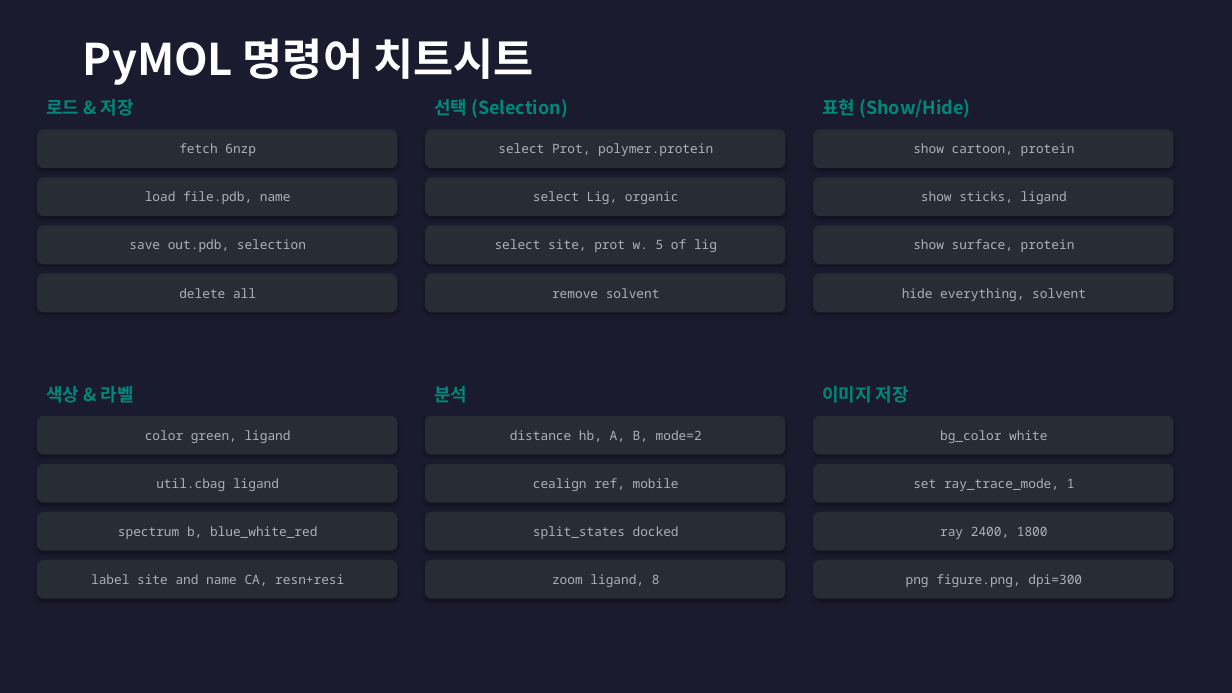
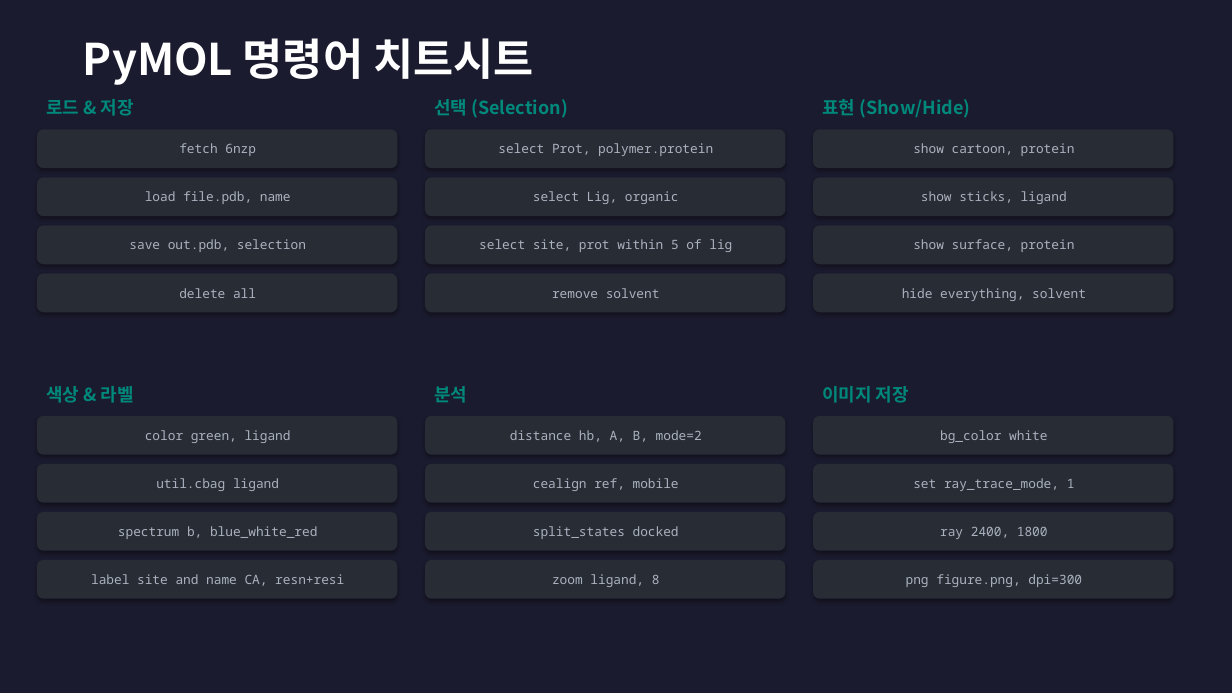
Before and after one commit to fourmodern/molecular_docking_tutorial, a slide deck: slide 15 of PyMOL_Tutorial.pptx. Drawn at 1232x693 pixels with LibreOffice and Linux fonts; fonts in the diff are those of the drawing. Boxes give left, top, right and bottom in pixels: in the first picture for what was removed or moved away, otherwise in the second. Text is boxed around its words. In the diff, an @@ line names an element or a change of style, - is before the commit and + after.

```diff
--- a/PyMOL_Tutorial.pptx
+++ b/PyMOL_Tutorial.pptx
@@ text in rounded rectangle at <box>479,239,732,252</box>: text changed @@
-select site, prot w. 5 of lig
+select site, prot within 5 of lig
```
Also in this commit, not shown: 1 other slide changed, 2 other files.
